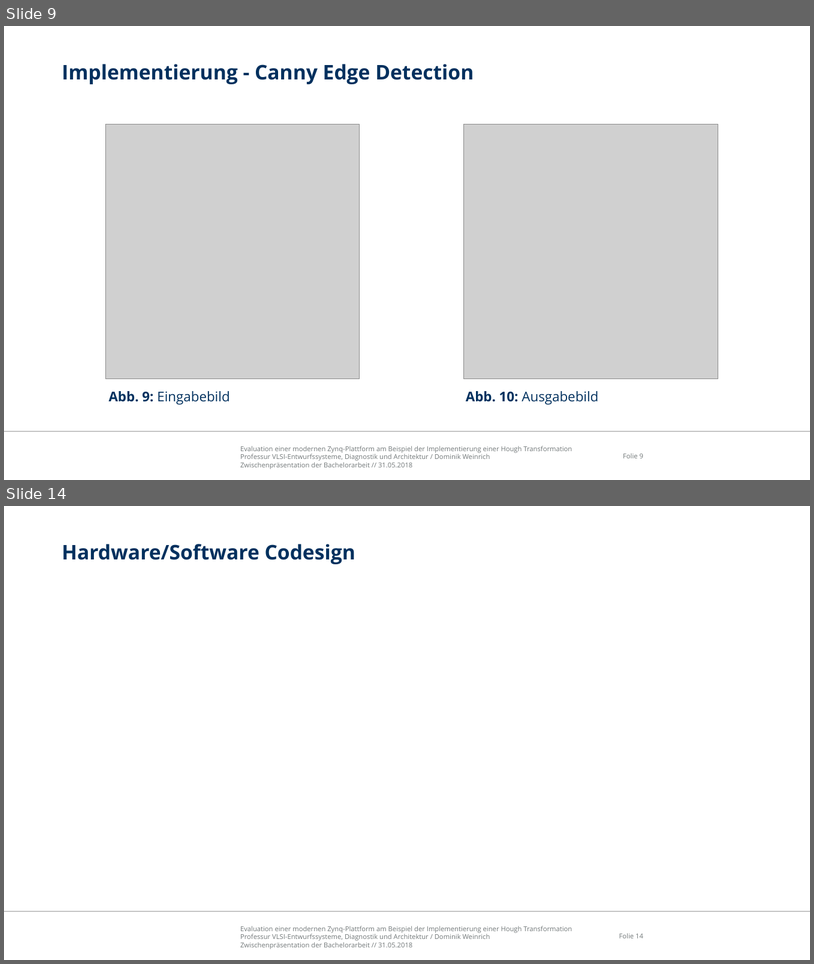
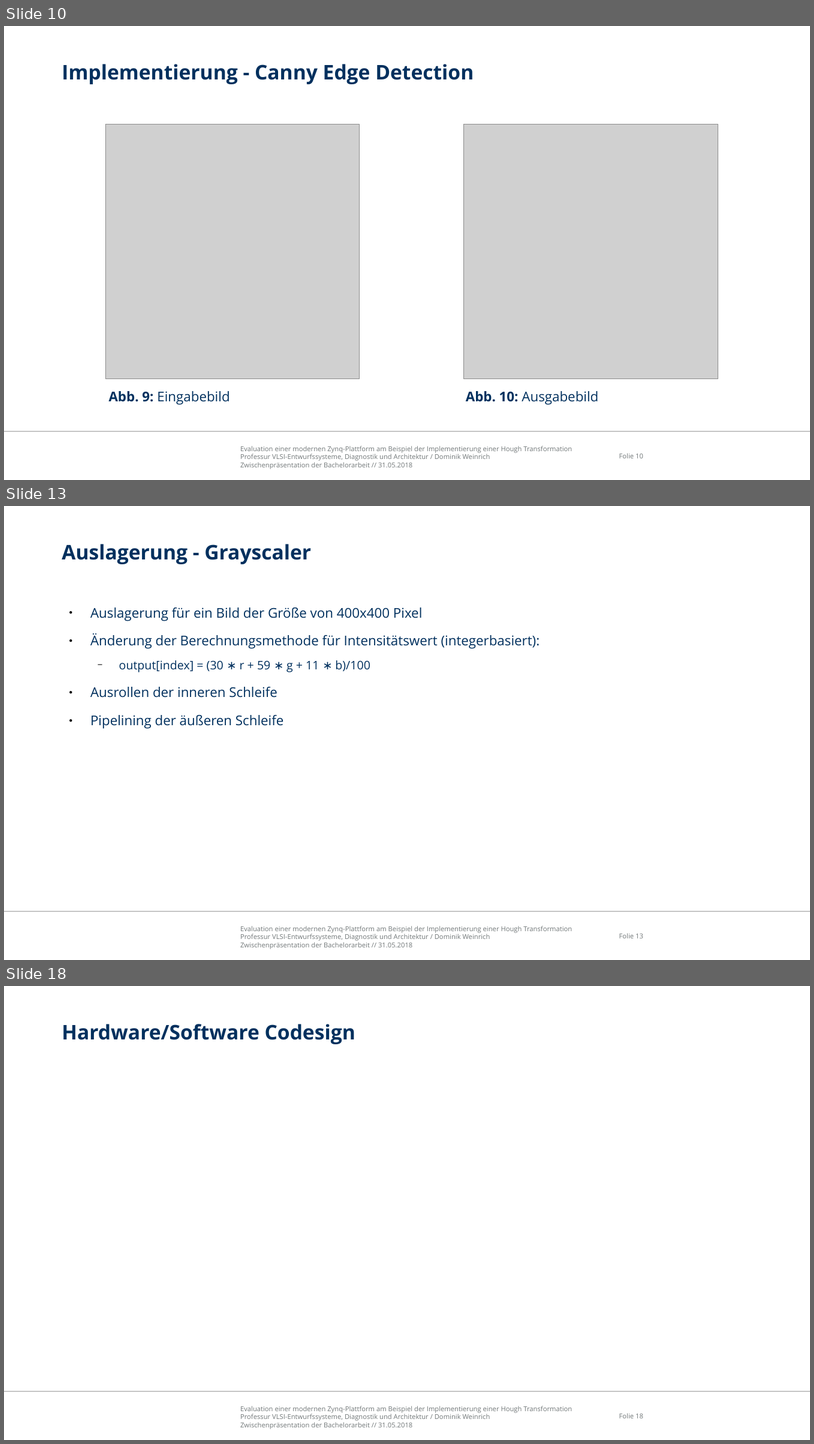
Before and after one commit to freeDom-/hough, a slide deck: Verteidigung/Verteidigung.odp. Shown one above the other, each under a label of ours: slides 9 and 14 before the commit, slides 10, 13 and 18 after it; the slides between them are not shown. The pictures are 814x964 and 814x1444 pixels, drawn with LibreOffice and Linux fonts; fonts in the diff are those of the drawing; grey boxes stand for pictures; background and template pictures are left out. Boxes give left, top, right and bottom in pixels: in the first picture for what was removed or moved away, otherwise in the second. Text is boxed around its words. In the diff, an @@ line names an element or a change of style, - is before the commit and + after.

```diff
--- a/Verteidigung/Verteidigung.odp
+++ b/Verteidigung/Verteidigung.odp
@@ slide 13 added at box(4, 506, 810, 960), background #FFFFFF; not listed: 3 template elements that a slide beside it also shows @@
@@ title added at box(62, 544, 311, 564), 24 pt, text #00305E, bold @@
+Auslagerung - Grayscaler
@@ text added at box(90, 607, 540, 729), 16 pt, text #00305E @@
+● Auslagerung für ein Bild der Größe von 400x400 Pixel
+● Änderung der Berechnungsmethode für Intensitätswert (integerbasiert):
+  − output[index] = (30 ∗ r + 59 ∗ g + 11 ∗ b)/100
+● Ausrollen der inneren Schleife
+● Pipelining der äußeren Schleife
@@ what was slide 9 is now slide 10 @@
@@ page number at box(620, 453, 644, 458): text changed @@
-Folie 9
+Folie 10
@@ what was slide 14 is now slide 18 @@
@@ page number at box(620, 1413, 644, 1418): text changed @@
-Folie 14
+Folie 18
```
Also in this commit, not shown: 3 slides changed, 5 other slides added, 2 slides removed, 2 other files.
